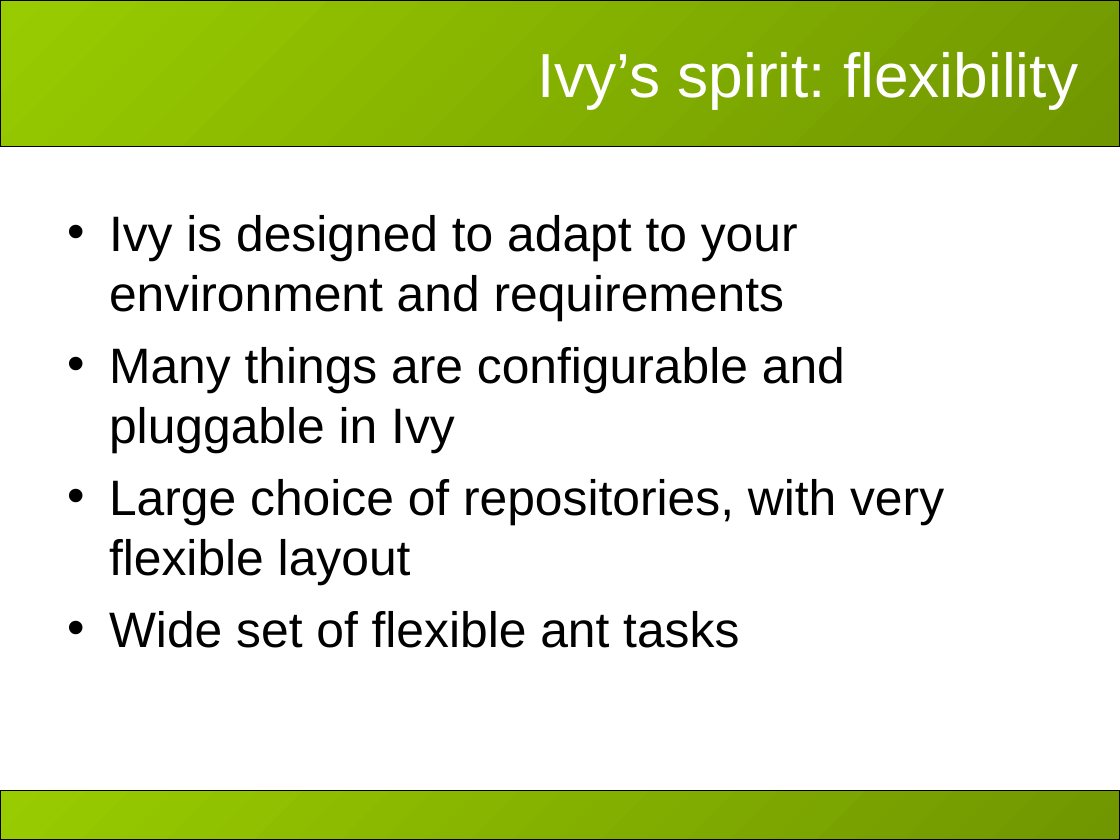
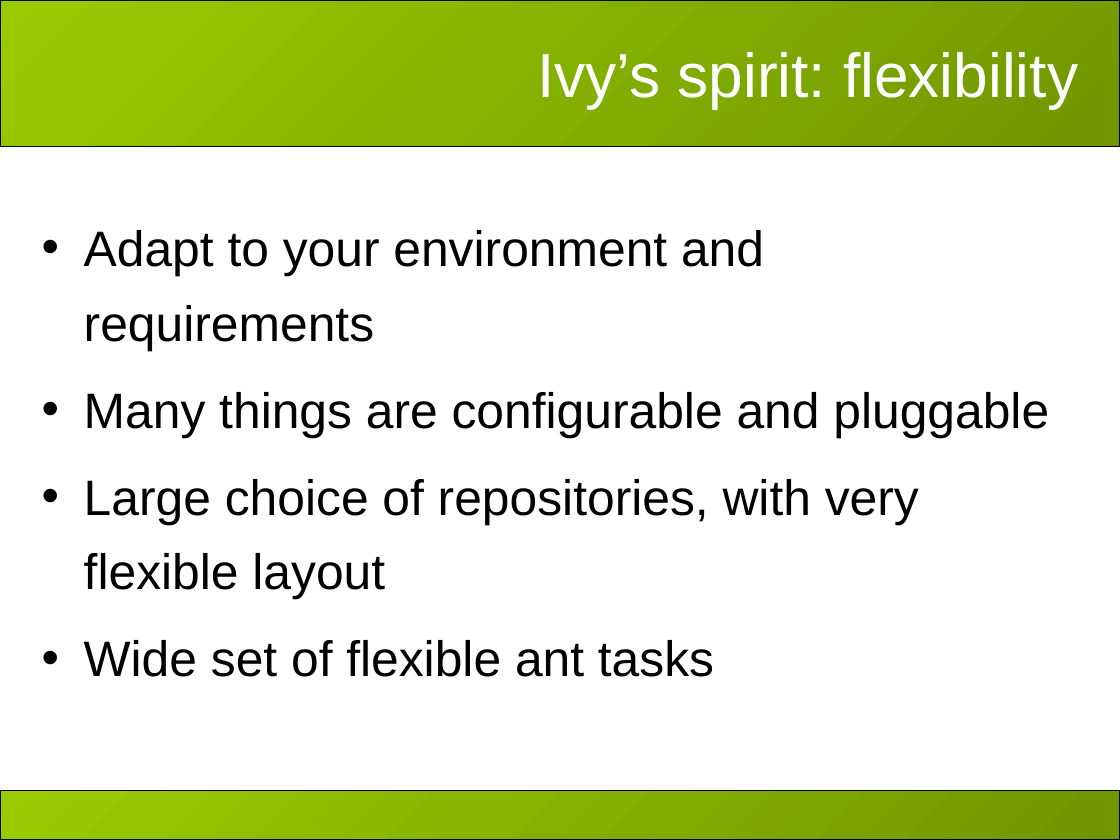
Before and after one commit to apache/ant-ivy, a slide deck: slide 21 of doc/presentations/apache-con-2007/slides.ppt (slide 20 before the commit). Drawn at 1120x840 pixels with LibreOffice and Linux fonts; fonts in the diff are those of the drawing; background and template pictures are left out. Boxes give left, top, right and bottom in pixels: in the first picture for what was removed or moved away, otherwise in the second. Text is boxed around its words. In the diff, an @@ line names an element or a change of style, - is before the commit and + after.

```diff
--- a/doc/presentations/apache-con-2007/slides.ppt
+++ b/doc/presentations/apache-con-2007/slides.ppt
@@ text "Adapt to your environment and ...": place and size @@
-text "Adapt to your environment and ..." at box(109, 215, 944, 648)
+text "Adapt to your environment and ..." at box(84, 230, 1049, 677)
@@ text at box(84, 230, 1049, 438): text changed @@
-• Ivy is designed to adapt to your environment and requirements
-• Many things are configurable and pluggable in Ivy
+• Adapt to your environment and requirements
+• Many things are configurable and pluggable
@@ text at box(84, 479, 919, 677): line spacing 1 to 1.25 @@
```
Also in this commit, not shown: 7 other slides changed, 3 slides added.
